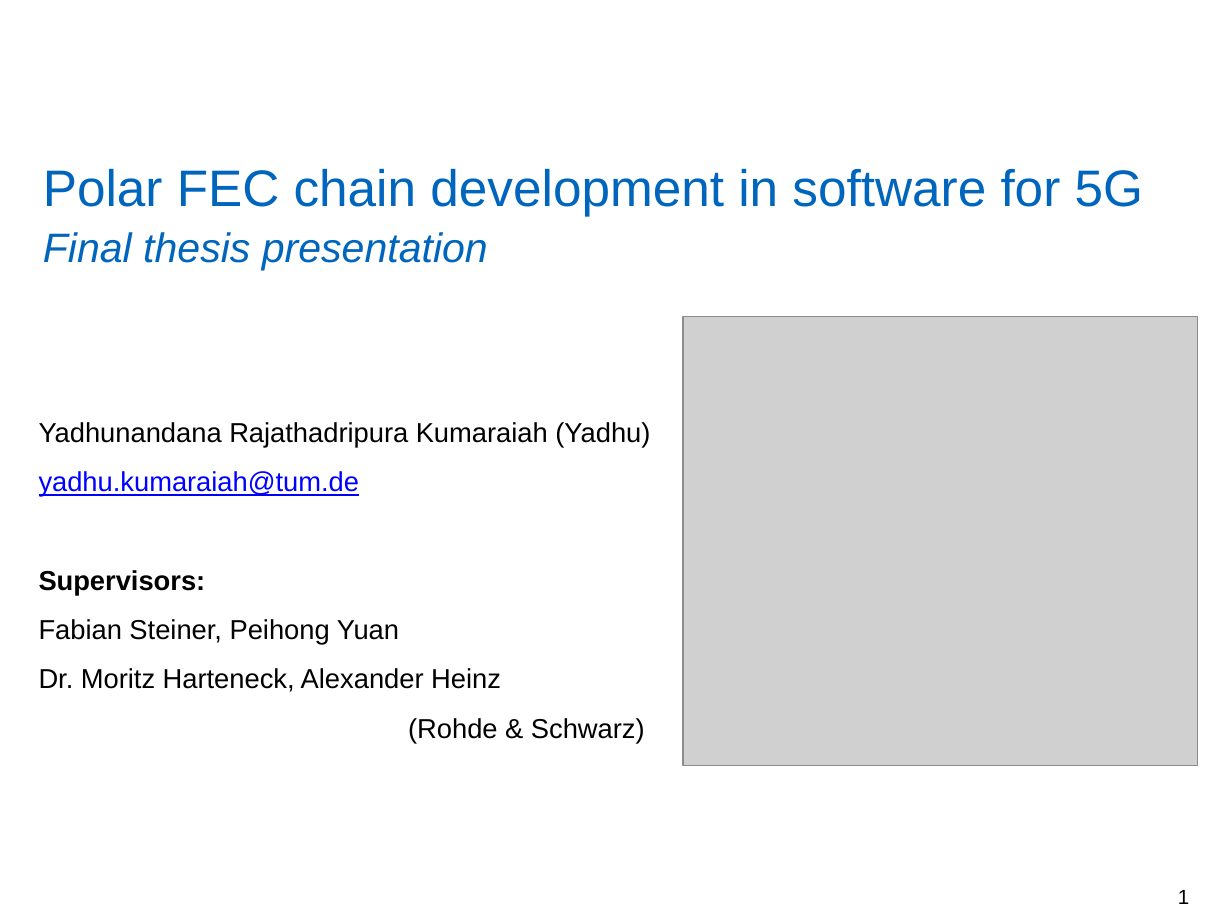
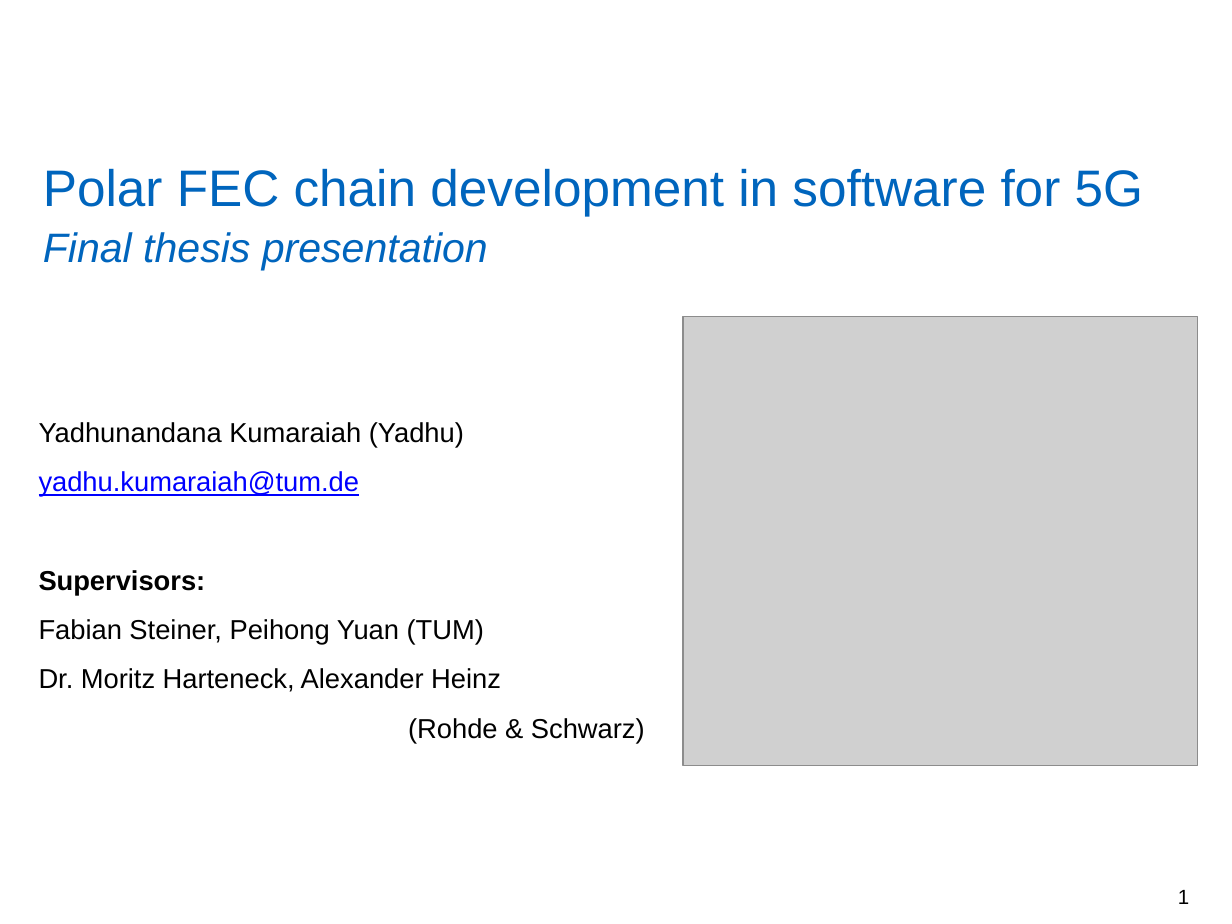
Before and after one commit to yadhu1961/thesis_5GPolorCodes, a slide deck: slide 1 of final_presentation/finalPpt1.1.pptx. Drawn at 1232x924 pixels with LibreOffice and Linux fonts; fonts in the diff are those of the drawing; grey boxes stand for pictures; background and template pictures are left out. Boxes give left, top, right and bottom in pixels: in the first picture for what was removed or moved away, otherwise in the second. Text is boxed around its words. In the diff, an @@ line names an element or a change of style, - is before the commit and + after.

```diff
--- a/final_presentation/finalPpt1.1.pptx
+++ b/final_presentation/finalPpt1.1.pptx
@@ text at (39,422,464,448): text changed @@
-Yadhunandana Rajathadripura Kumaraiah (Yadhu)
+Yadhunandana Kumaraiah (Yadhu)
@@ text at (39,619,484,645): text changed @@
-Fabian Steiner, Peihong Yuan
+Fabian Steiner, Peihong Yuan (TUM)
```
Also in this commit, not shown: 13 other slides changed, 2 other files.
